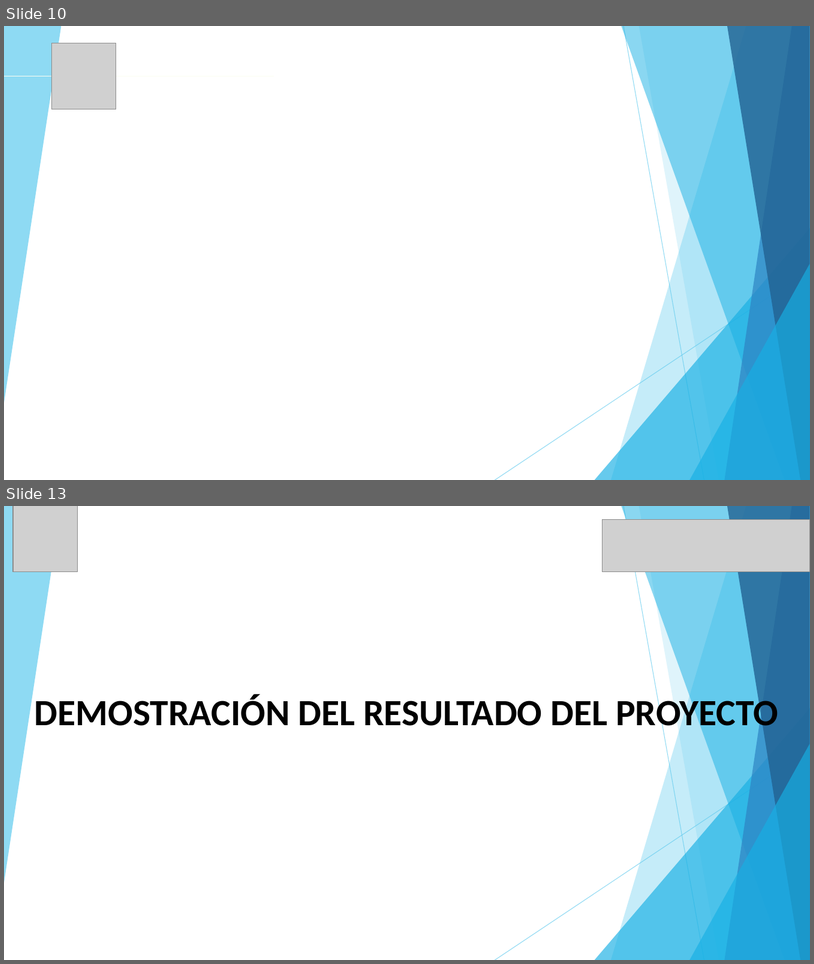
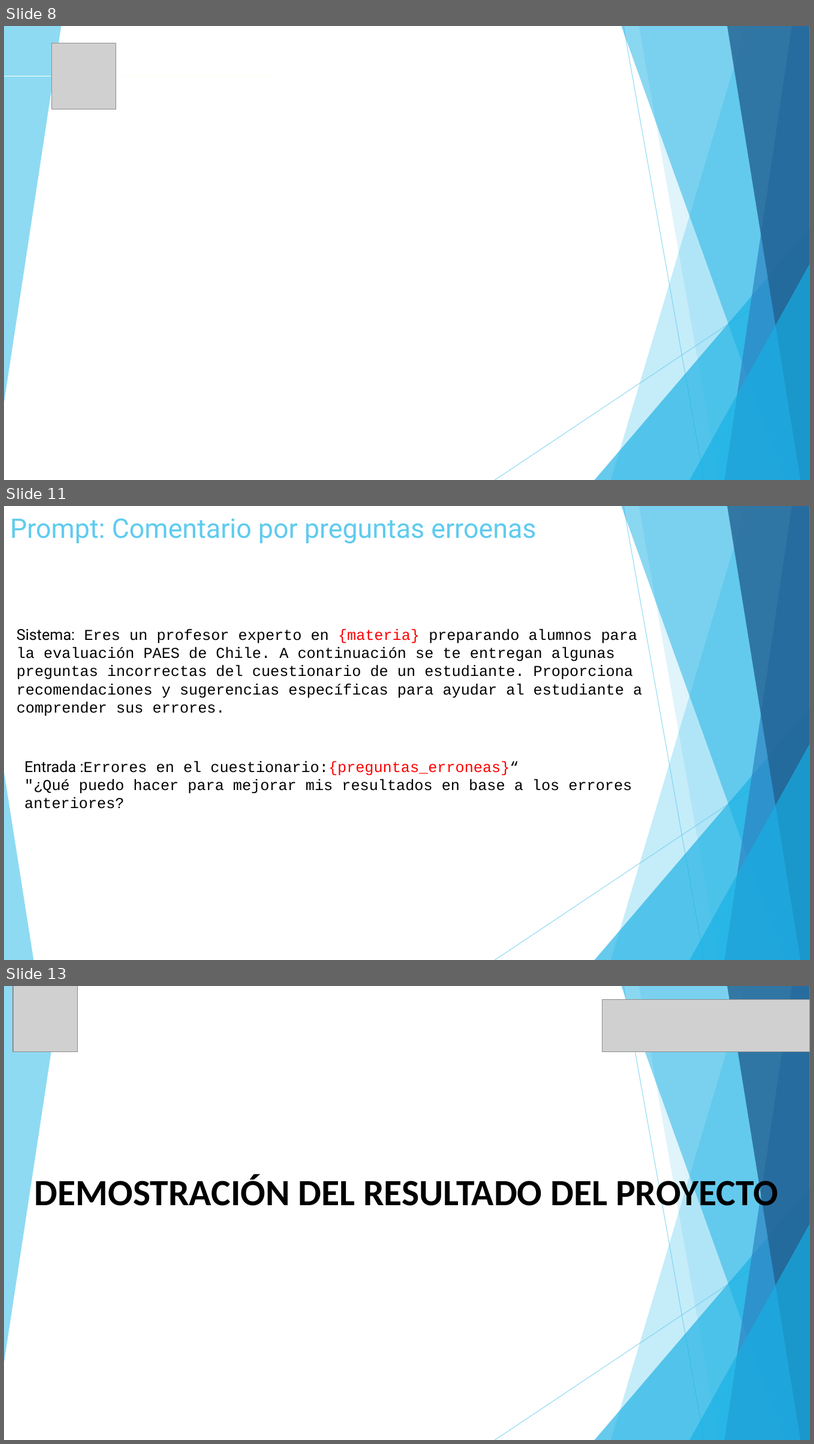
Before and after one commit to almoyaa/capstone, a slide deck: Fase 2/Presentación Proyecto (1) (1).pptx. Shown one above the other, each under a label of ours: slides 10 and 13 before the commit, slides 8, 11 and 13 after it; the slides between them are not shown. The pictures are 814x964 and 814x1444 pixels, drawn with LibreOffice and Linux fonts; fonts in the diff are those of the drawing; grey boxes stand for pictures; background and template pictures are left out. Boxes give left, top, right and bottom in pixels: in the first picture for what was removed or moved away, otherwise in the second. Text is boxed around its words. In the diff, an @@ line names an element or a change of style, - is before the commit and + after.

```diff
--- a/Fase 2/Presentación Proyecto (1) (1).pptx
+++ b/Fase 2/Presentación Proyecto (1) (1).pptx
@@ slide 11 added at box(4, 506, 810, 960), background #FFFFFF; not listed: 9 template elements that a slide beside it also shows @@
@@ title added at box(10, 518, 536, 544), 32 pt, text #5FCBEF @@
+Prompt: Comentario por preguntas erroenas
@@ text added at box(17, 629, 642, 698), 18 pt, text #000000 @@
+Sistema: Eres un profesor experto en {materia} preparando alumnos para la evaluación PAES de Chile. A continuación se te entregan algunas preguntas incorrectas del cuestionario de un estudiante. Proporciona recomendaciones y sugerencias específicas para ayudar al estudiante a comprender sus errores.
@@ triangle added at box(4, 772, 33, 960), fill #5FCBEF at 70% opacity @@
@@ text added at box(24, 760, 632, 808), 18 pt, text #000000 @@
+Entrada :Errores en el cuestionario:{preguntas_erroneas}“
+"¿Qué puedo hacer para mejorar mis resultados en base a los errores anteriores?
@@ what was slide 10 is now slide 8 @@
```
Also in this commit, not shown: 1 slide changed, 3 other slides added, 4 slides removed, 6 other files.
